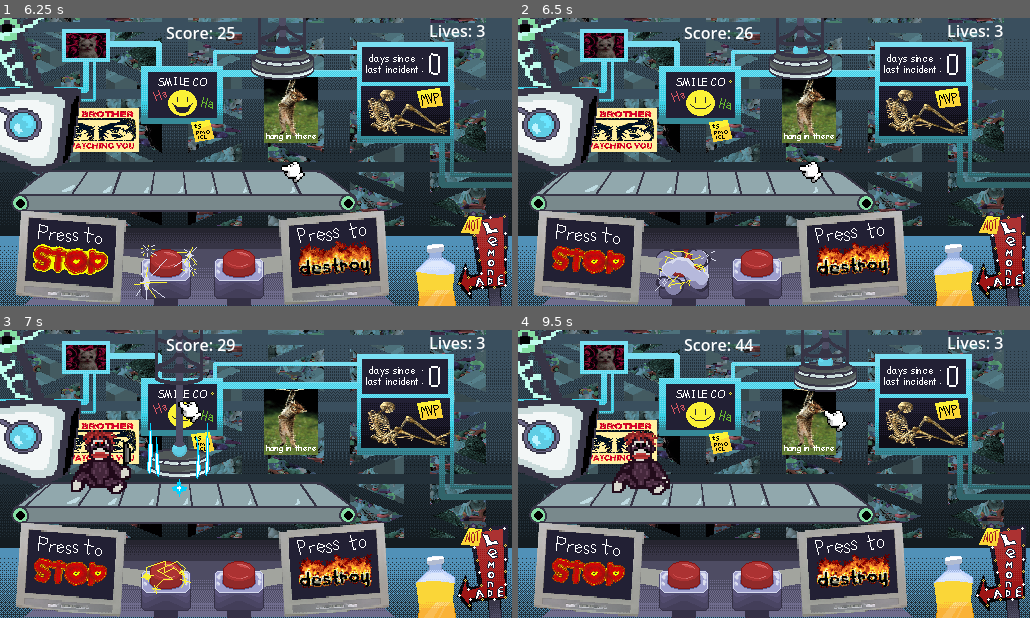
Above: before the commit, frames 1-4 (two rows, left to right).
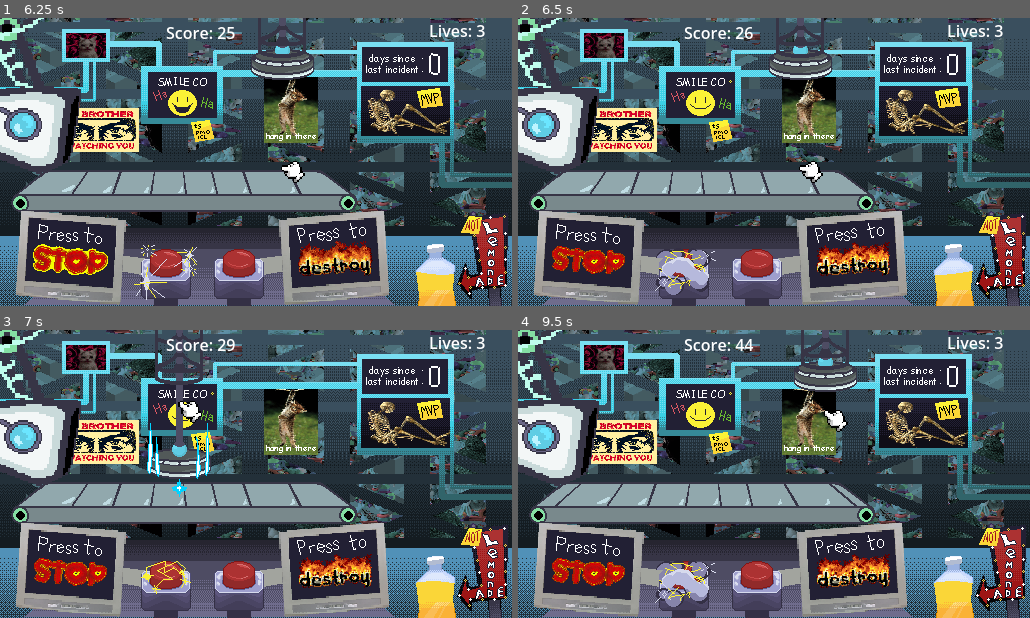
Above: after the commit, the same moments.

Repository: vincentcmartinez/holdit
Game: Godot game, scene res://src/game container/game_container.tscn
The game is run twice, just before and just after one commit, with the same random seed, the same clock (stepped at 60 frames per second) and the same inputs. Sound files missing from this copy of the repository are replaced by a short silence.
Inputs (mouse positions are in pixels of both pictures, inside the frame that each line leads up to):
- Up to frame 1 (6.25 s): click (256, 182) at 0.5 s; tap Enter (ui_accept) at 1.25, 1.52, 2, 2.27, 3.77, 4.52, 5.27 s; move the mouse to (368, 147) at 1.27 s; press the mouse at (368, 147) at 1.28 s; move the mouse to (153, 176) at 2.02 s; release the mouse at (153, 176) at 2.03 s; tap Space (space) at 2.1 s; move the mouse to (307, 98) at 2.77 s; hold X (start_destroy) 2.78-3.53 s; move the mouse to (230, 219) at 3.52 s; click (230, 219) at 3.6 s; move the mouse to (409, 205) at 4.27 s; hold Space (space) 4.28-5.03 s; move the mouse to (102, 118) at 5.02 s; tap X (start_destroy) at 5.1 s; move the mouse to (281, 162) at 5.77 s; press the mouse at (281, 162) at 5.78 s
- Up to frame 2 (6.5 s): no input
- Up to frame 3 (7 s): move the mouse to (179, 402) at 6.52 s; release the mouse at (179, 402) at 6.53 s; tap Space (space) at 6.6 s; tap Enter (ui_accept) at 6.77 s
- Up to frame 4 (9.5 s): move the mouse to (656, 468) at 7.27 s; hold X (start_destroy) 7.28-8.03 s; tap Enter (ui_accept) at 7.52, 8.27 s; move the mouse to (671, 488) at 8.02 s; click (671, 488) at 8.1 s; move the mouse to (825, 410) at 8.77 s; hold Space (space) from 8.78 s (still down)

Frame 1 is identical in both runs. In frame 2, 0.6% of the frame differs, in the area x 4-62%, y 53-62%; in frame 3, 2.2%; in frame 4, 3.4%, in the area x 7-67%, y 23-97%.

Commit message:
added robot again

Diff:
--- a/hold-it!/src/game container/button.gd
+++ b/hold-it!/src/game container/button.gd
@@ -42,6 +42,7 @@
 	start_select_timer()
 
 func cooldown():
+	select_timer.stop()
 	on_cooldown = true
 	sprite.play("malfunction")
 	$buzz.play()
--- a/hold-it!/src/game container/world.gd
+++ b/hold-it!/src/game container/world.gd
@@ -15,7 +15,7 @@
 @onready var levels = ["level_0", "level_1", "level_2"]
 @onready var level_stats = {
 	"level_0" = {
-		"toys" = [toy_monkey, toy_bunny, toy_dino, toy_car],
+		"toys" = [toy_monkey, toy_bunny, toy_dino, toy_car, toy_robot],
 		"spawn_rate" = 1.5,
 		"belt_speed" = 5
 	},
@@ -25,7 +25,7 @@
 		"belt_speed" = 5
 	},
 	"level_2" = {
-		"toys" = [toy_monkey, toy_bunny, toy_dino, toy_car],
+		"toys" = [toy_monkey, toy_bunny, toy_dino, toy_car, toy_robot],
 		"spawn_rate" = 1.5,
 		"belt_speed" = 5
 	}
--- a/hold-it!/src/game container/world.tscn
+++ b/hold-it!/src/game container/world.tscn
@@ -1,10 +1,9 @@
-[gd_scene load_steps=24 format=3 uid="uid://dt88jd310wh84"]
+[gd_scene load_steps=22 format=3 uid="uid://dt88jd310wh84"]
 
 [ext_resource type="Script" path="res://src/game container/world.gd" id="1_ogvad"]
 [ext_resource type="PackedScene" uid="uid://blwkon3ljy6cl" path="res://src/conveyor/conveyor_belt.tscn" id="2_4m722"]
 [ext_resource type="Texture2D" uid="uid://dfpjamq37uy80" path="res://src/sprites/world/platform.png" id="2_6oxbr"]
 [ext_resource type="PackedScene" uid="uid://pqo80022h03m" path="res://src/toys/toy_spawner.tscn" id="2_m53fk"]
-[ext_resource type="Script" path="res://src/game container/toy_box.gd" id="3_akmhw"]
 [ext_resource type="Texture2D" uid="uid://b5qp0n5h2g0bg" path="res://src/sprites/world/hold_it_background1.png" id="3_b0wf1"]
 [ext_resource type="Texture2D" uid="uid://cn03t2mikdmwj" path="res://src/conveyor/Computer2.png" id="4_lstpd"]
 [ext_resource type="PackedScene" uid="uid://dsqtsxji7wv37" path="res://src/game container/button.tscn" id="5_uiow5"]
@@ -18,9 +17,6 @@
 [ext_resource type="PackedScene" uid="uid://778i4ebgyodb" path="res://src/sprites/world/destroymonitor.tscn" id="12_xhb1n"]
 [ext_resource type="AudioStream" uid="uid://db501kve04oyr" path="res://src/assets/nightshiftatthefrogfactory (1).mp3" id="17_6lf5f"]
 [ext_resource type="Script" path="res://src/game container/liveslabel.gd" id="17_jjkoo"]
-
-[sub_resource type="RectangleShape2D" id="RectangleShape2D_lyqfa"]
-size = Vector2(122, 89)
 
 [sub_resource type="RectangleShape2D" id="RectangleShape2D_qajwm"]
 size = Vector2(227.5, 9.5)
@@ -146,14 +142,6 @@
 position = Vector2(20, 104)
 scale = Vector2(0.4, 0.4)
 
-[node name="ToyBox" type="Area2D" parent="."]
-position = Vector2(372, 205)
-script = ExtResource("3_akmhw")
-
-[node name="CollisionShape2D" type="CollisionShape2D" parent="ToyBox"]
-position = Vector2(25, 37)
-shape = SubResource("RectangleShape2D_lyqfa")
-
 [node name="finishline" type="Area2D" parent="."]
 position = Vector2(13, -1)
 script = ExtResource("6_iv6sq")
@@ -197,6 +185,4 @@
 volume_db = 10.0
 parameters/looping = true
 
-[connection signal="body_entered" from="ToyBox" to="ToyBox" method="_on_body_entered"]
-
 [editable path="DestroyButton"]
--- a/hold-it!/src/toys/bunny/toy_bunny.tscn
+++ b/hold-it!/src/toys/bunny/toy_bunny.tscn
@@ -12,11 +12,11 @@
 [sub_resource type="CanvasItemMaterial" id="CanvasItemMaterial_etj1t"]
 resource_local_to_scene = true
 
-[sub_resource type="RectangleShape2D" id="RectangleShape2D_x70rd"]
-size = Vector2(36, 44)
-
 [sub_resource type="RectangleShape2D" id="RectangleShape2D_uh1y1"]
 size = Vector2(39, 52)
+
+[sub_resource type="RectangleShape2D" id="RectangleShape2D_x70rd"]
+size = Vector2(36, 59)
 
 [node name="ToyMonkey" instance=ExtResource("1_ahgqj")]
 evil_sprite_path = "res://src/sprites/toys/evil/evil_bunny.png"
@@ -37,13 +37,13 @@
 material = SubResource("CanvasItemMaterial_etj1t")
 texture = ExtResource("4_s0fjw")
 
-[node name="CollisionShape2D" parent="." index="1"]
-position = Vector2(0, 4)
-shape = SubResource("RectangleShape2D_x70rd")
-
 [node name="CollisionShape2D" parent="ConveyorBeltArea" index="0"]
 position = Vector2(0.5, 7)
 shape = SubResource("RectangleShape2D_uh1y1")
+
+[node name="CollisionShape2D" parent="." index="2"]
+position = Vector2(0, -3.5)
+shape = SubResource("RectangleShape2D_x70rd")
 
 [node name="Monkeyleftarm" parent="Parts" index="0" instance=ExtResource("5_03ltv")]
 scale = Vector2(2, 2)
--- a/hold-it!/src/toys/car/toy_car.tscn
+++ b/hold-it!/src/toys/car/toy_car.tscn
@@ -8,11 +8,11 @@
 [sub_resource type="CanvasItemMaterial" id="CanvasItemMaterial_etj1t"]
 resource_local_to_scene = true
 
-[sub_resource type="RectangleShape2D" id="RectangleShape2D_x70rd"]
-size = Vector2(36, 44)
-
 [sub_resource type="RectangleShape2D" id="RectangleShape2D_uh1y1"]
 size = Vector2(39, 52)
+
+[sub_resource type="RectangleShape2D" id="RectangleShape2D_x70rd"]
+size = Vector2(46, 44)
 
 [node name="ToyMonkey" instance=ExtResource("1_pjrmu")]
 evil_sprite_path = "res://src/sprites/toys/evil/IMG_0353.PNG"
@@ -23,13 +23,13 @@
 scale = Vector2(2, 2)
 texture = ExtResource("2_lkqlg")
 
-[node name="CollisionShape2D" parent="." index="1"]
-position = Vector2(0, 4)
-shape = SubResource("RectangleShape2D_x70rd")
-
 [node name="CollisionShape2D" parent="ConveyorBeltArea" index="0"]
 position = Vector2(0.5, 7)
 shape = SubResource("RectangleShape2D_uh1y1")
+
+[node name="CollisionShape2D" parent="." index="2"]
+position = Vector2(1, 4)
+shape = SubResource("RectangleShape2D_x70rd")
 
 [node name="Monkeyleftarm" parent="Parts" index="0" instance=ExtResource("3_uhjww")]
 scale = Vector2(2, 2)
--- a/hold-it!/src/toys/monkey/toy_monkey.tscn
+++ b/hold-it!/src/toys/monkey/toy_monkey.tscn
@@ -10,11 +10,11 @@
 [sub_resource type="CanvasItemMaterial" id="CanvasItemMaterial_etj1t"]
 resource_local_to_scene = true
 
+[sub_resource type="RectangleShape2D" id="RectangleShape2D_uh1y1"]
+size = Vector2(39, 46)
+
 [sub_resource type="RectangleShape2D" id="RectangleShape2D_x70rd"]
 size = Vector2(36, 44)
-
-[sub_resource type="RectangleShape2D" id="RectangleShape2D_uh1y1"]
-size = Vector2(39, 46)
 
 [node name="ToyMonkey" instance=ExtResource("1_dbqx1")]
 evil_sprite_path = "res://src/sprites/toys/evil/IMG_0343.PNG"
@@ -25,13 +25,13 @@
 scale = Vector2(2, 2)
 texture = ExtResource("2_le3w8")
 
-[node name="CollisionShape2D" parent="." index="1"]
-position = Vector2(0, 4)
-shape = SubResource("RectangleShape2D_x70rd")
-
 [node name="CollisionShape2D" parent="ConveyorBeltArea" index="0"]
 position = Vector2(0.5, 4)
 shape = SubResource("RectangleShape2D_uh1y1")
+
+[node name="CollisionShape2D" parent="." index="2"]
+position = Vector2(0, 4)
+shape = SubResource("RectangleShape2D_x70rd")
 
 [node name="MonkeyRightarm" parent="Parts" index="0" instance=ExtResource("3_5576m")]
 scale = Vector2(2, 2)
--- a/hold-it!/src/toys/robot/toy_robot.tscn
+++ b/hold-it!/src/toys/robot/toy_robot.tscn
@@ -9,11 +9,11 @@
 [sub_resource type="CanvasItemMaterial" id="CanvasItemMaterial_etj1t"]
 resource_local_to_scene = true
 
-[sub_resource type="RectangleShape2D" id="RectangleShape2D_x70rd"]
-size = Vector2(36, 44)
-
 [sub_resource type="RectangleShape2D" id="RectangleShape2D_uh1y1"]
 size = Vector2(39, 52)
+
+[sub_resource type="RectangleShape2D" id="RectangleShape2D_x70rd"]
+size = Vector2(36, 54)
 
 [node name="ToyMonkey" instance=ExtResource("1_pb3k1")]
 evil_sprite_path = "res://src/sprites/toys/evil/IMG_0375.PNG"
@@ -24,13 +24,13 @@
 scale = Vector2(2, 2)
 texture = ExtResource("2_nopf2")
 
-[node name="CollisionShape2D" parent="." index="1"]
-position = Vector2(0, 4)
-shape = SubResource("RectangleShape2D_x70rd")
-
 [node name="CollisionShape2D" parent="ConveyorBeltArea" index="0"]
 position = Vector2(0.5, 7)
 shape = SubResource("RectangleShape2D_uh1y1")
+
+[node name="CollisionShape2D" parent="." index="2"]
+position = Vector2(0, -1)
+shape = SubResource("RectangleShape2D_x70rd")
 
 [node name="Monkeyleftarm" parent="Parts" index="0" instance=ExtResource("3_h36ip")]
 scale = Vector2(2, 2)
--- a/hold-it!/src/toys/toy.tscn
+++ b/hold-it!/src/toys/toy.tscn
@@ -10,12 +10,13 @@
 
 [node name="Base" type="Sprite2D" parent="."]
 
-[node name="CollisionShape2D" type="CollisionShape2D" parent="."]
-
 [node name="ConveyorBeltArea" type="Area2D" parent="."]
 collision_layer = 2
 
 [node name="CollisionShape2D" type="CollisionShape2D" parent="ConveyorBeltArea"]
+
+[node name="CollisionShape2D" type="CollisionShape2D" parent="."]
+debug_color = Color(0.734267, 0.42138, 0.560261, 0.42)
 
 [node name="Parts" type="Node2D" parent="."]
 
Not shown, changed: hold-it!/export_presets.cfg
